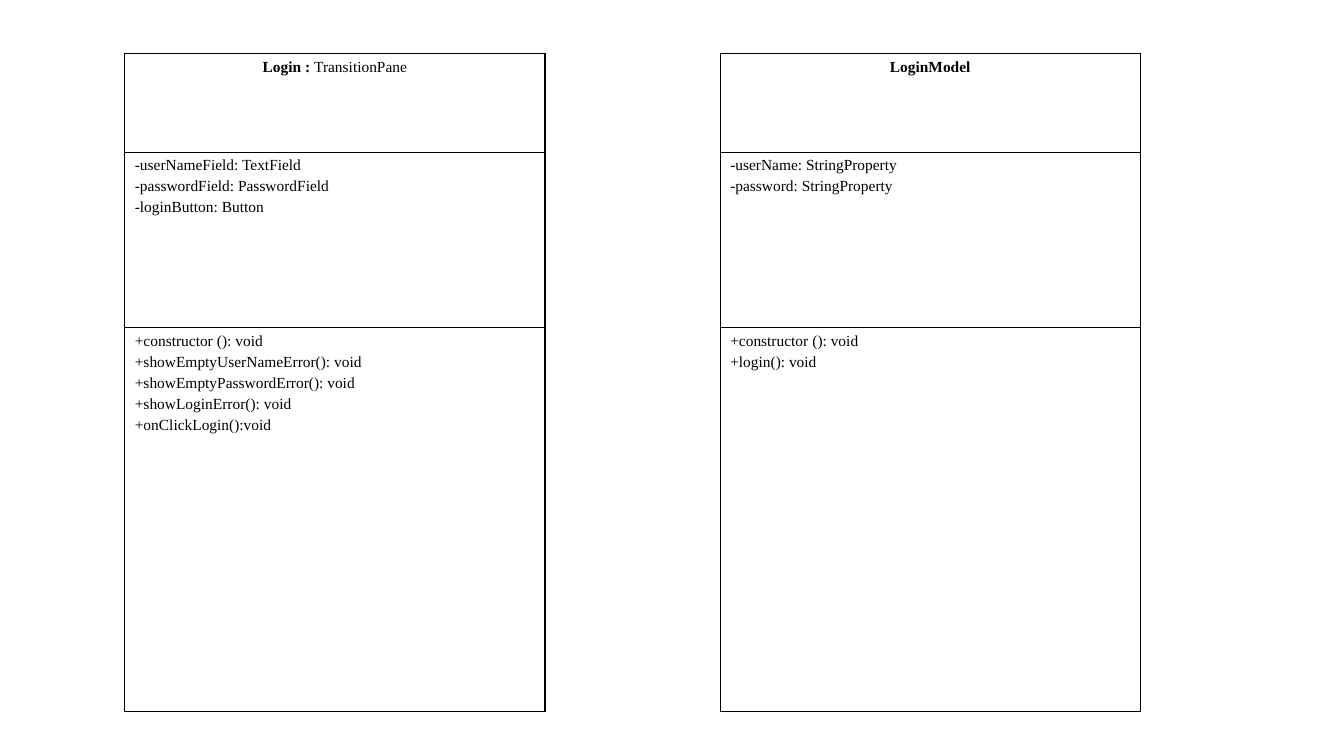
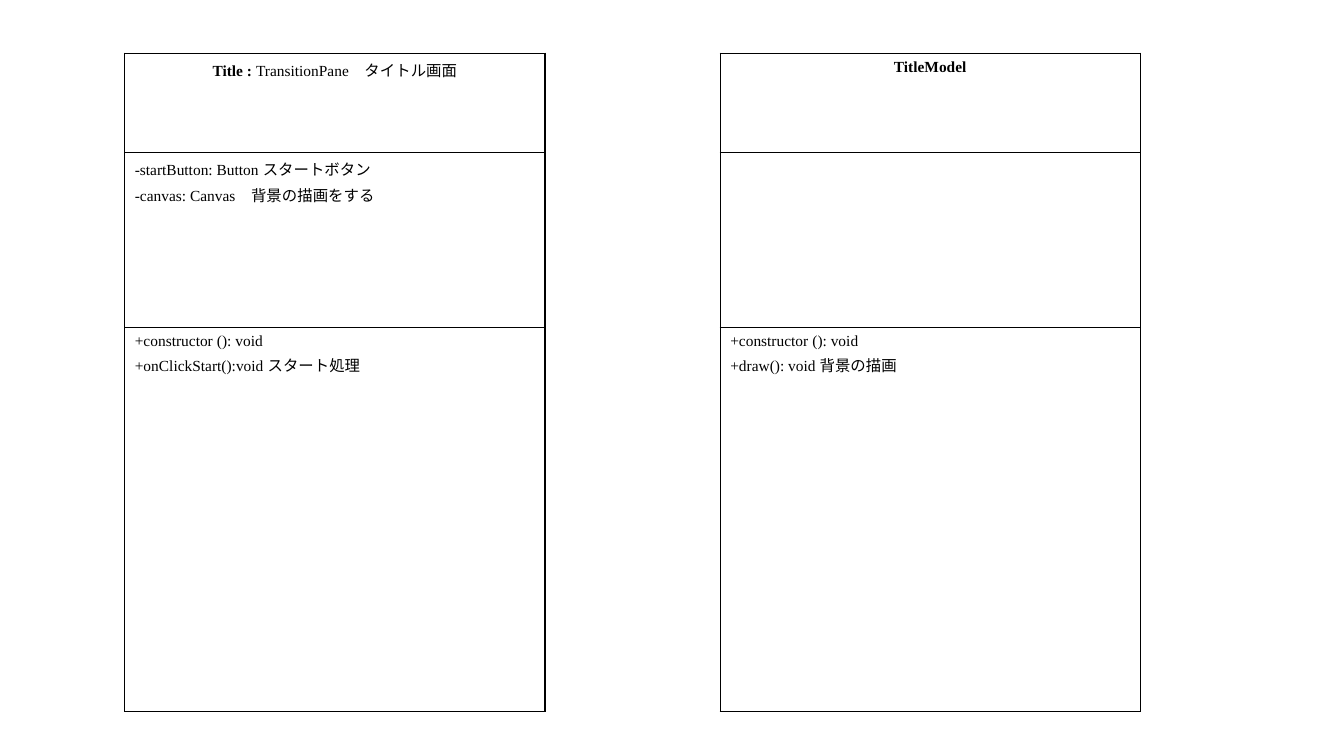
Before and after one commit to PL2GroupJ/Document, a slide deck: slide 2 of class_v2.ppt. Drawn at 1344x756 pixels with LibreOffice and Linux fonts; fonts in the diff are those of the drawing. Boxes give left, top, right and bottom in pixels: in the first picture for what was removed or moved away, otherwise in the second. Text is boxed around its words. In the diff, an @@ line names an element or a change of style, - is before the commit and + after.

Commit message:
クラス図の修正

```diff
--- a/class_v2.ppt
+++ b/class_v2.ppt
@@ table at (x1=125, y1=53, x2=545, y2=711) @@
-row 1, column 1: Login : TransitionPane
+row 1, column 1: Title : TransitionPane タイトル画面
-row 2, column 1: -userNameField: TextField / -passwordField: PasswordField / -loginButton: Button
+row 2, column 1: -startButton: Button スタートボタン / -canvas: Canvas 背景の描画をする
-row 3, column 1: +constructor (): void / +showEmptyUserNameError(): void / +showEmptyPasswordError(): void / +showLoginError(): void / +onClickLogin():void
+row 3, column 1: +constructor (): void / +onClickStart():void スタート処理
@@ table at (x1=720, y1=53, x2=1140, y2=711) @@
-row 1, column 1: LoginModel
+row 1, column 1: TitleModel
-row 2, column 1: -userName: StringProperty / -password: StringProperty
+row 2, column 1: 
-row 3, column 1: +constructor (): void / +login(): void
+row 3, column 1: +constructor (): void / +draw(): void 背景の描画
```
